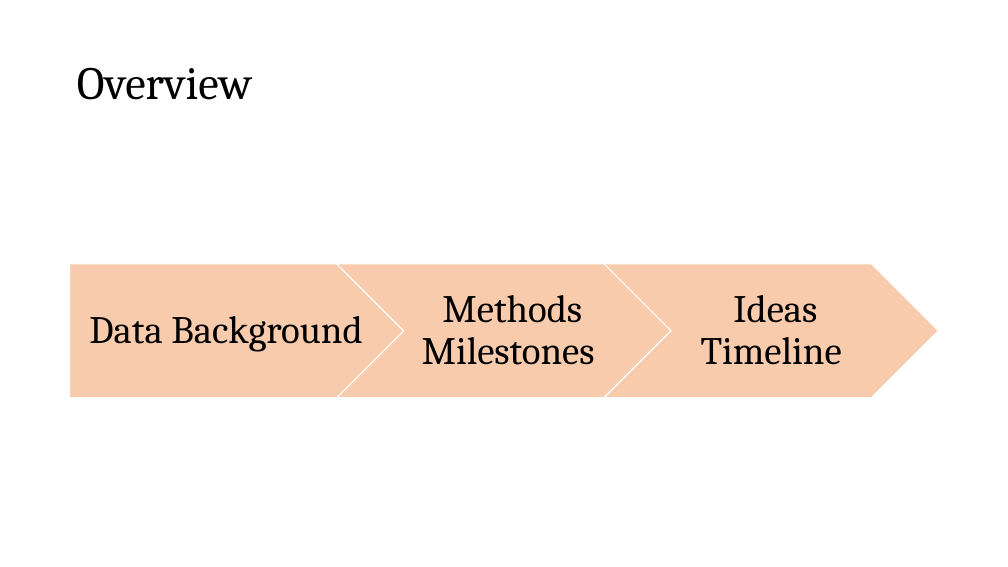
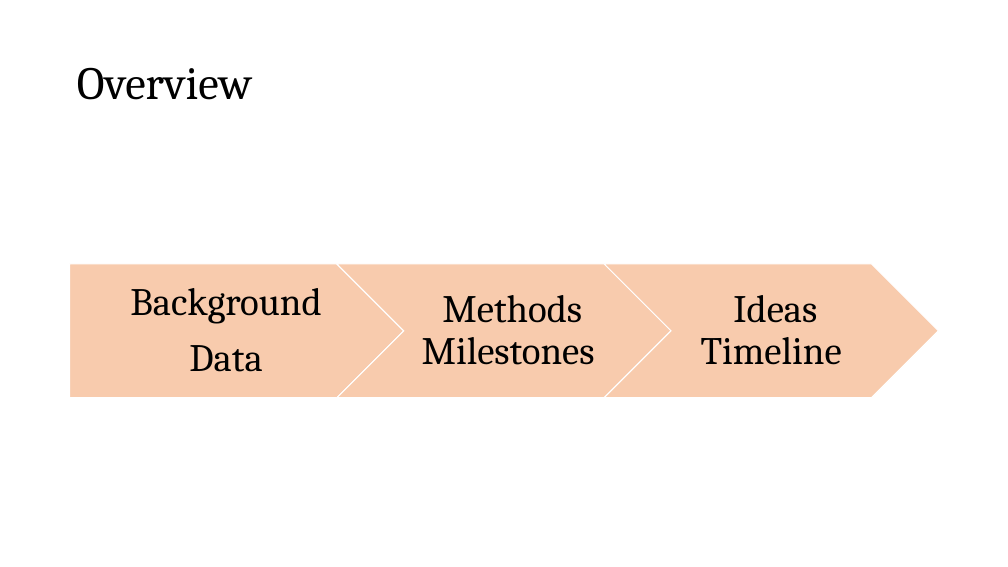
Before and after one commit to datascience-mobi-2023/topic04_team04, a slide deck: slide 2 of Project Proposal Präsi Draft .pptx. Drawn at 1008x567 pixels with LibreOffice and Linux fonts; fonts in the diff are those of the drawing. Boxes give left, top, right and bottom in pixels: in the first picture for what was removed or moved away, otherwise in the second. Text is boxed around its words. In the diff, an @@ line names an element or a change of style, - is before the commit and + after.

```diff
--- a/Project Proposal Präsi Draft .pptx
+++ b/Project Proposal Präsi Draft .pptx
@@ text at (x1=130, y1=288, x2=321, y2=372): text changed @@
-Data Background
+Background
+Data
```
Also in this commit, not shown: 3 other slides changed, 2 slides added.
